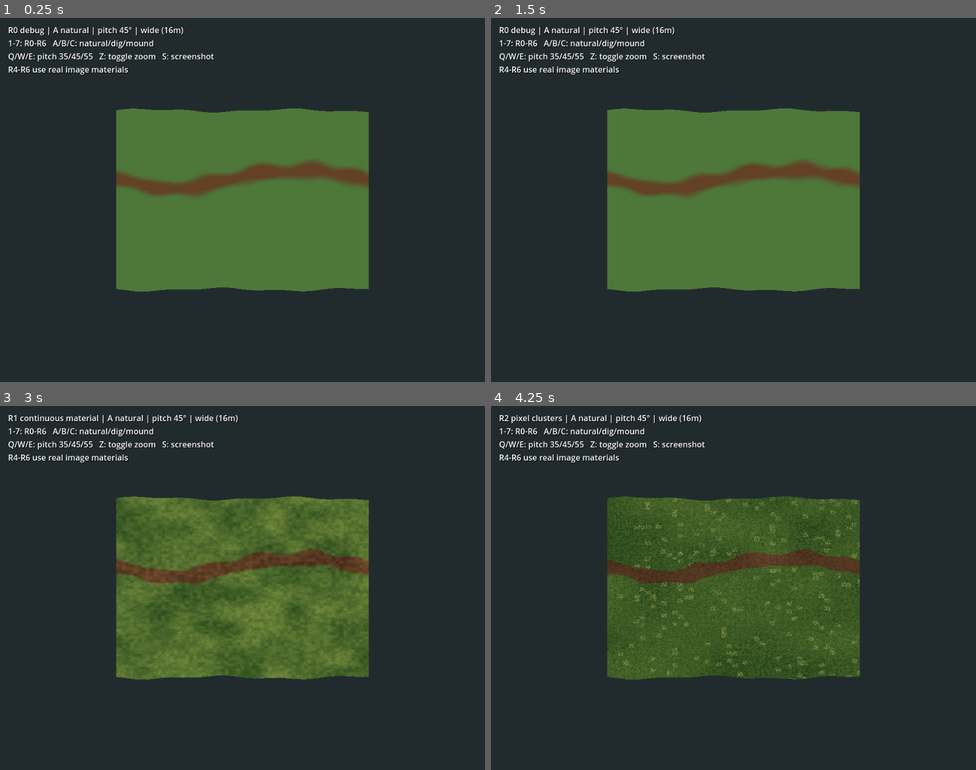
Above: before the commit, frames 1-4 (two rows, left to right).
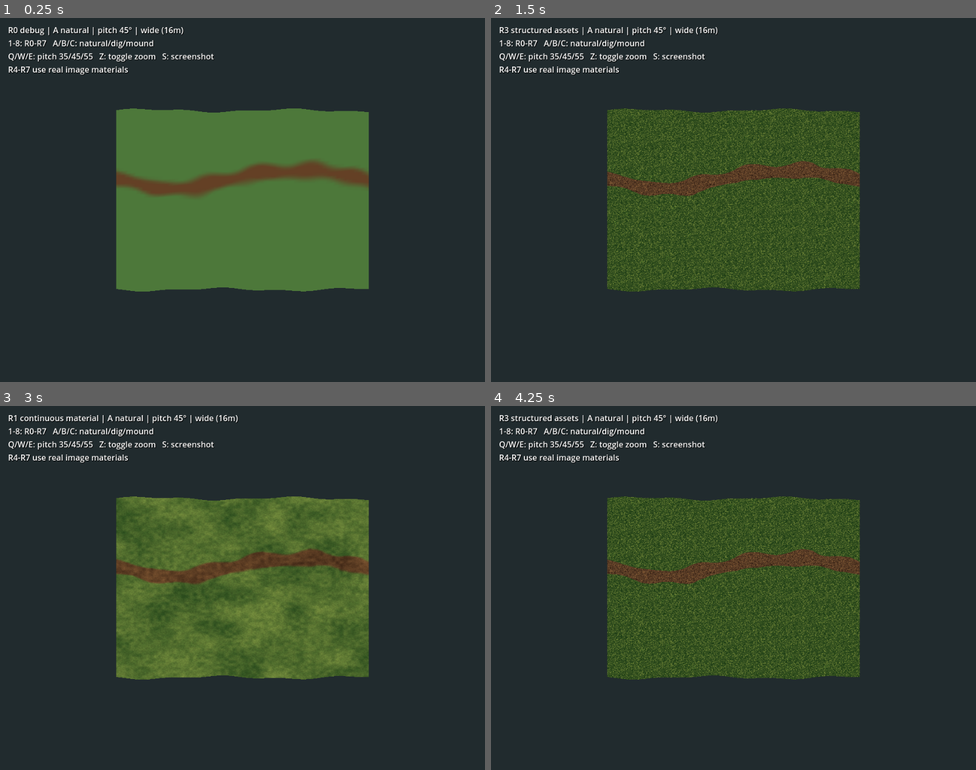
Above: after the commit, the same moments.

Repository: Riddick-ulous/SurvivalGamePixelArt
Game: Godot game, scene res://main.tscn
Same seed, same stepped clock (60 frames per second), same inputs: the game is played once before the commit and once after it.
Inputs:
- Up to frame 1 (0.25 s): no input
- Up to frame 2 (1.5 s): tap Enter at 0.5 s; hold W 0.53-1.28 s; tap 8 at 0.6, 1.35 s; tap Space at 1.25 s; hold S from 1.28 s (still down)
- Up to frame 3 (3 s): tap Enter at 2 s; release S at 2.03 s; hold W from 2.03 s (still down); tap 1 at 2.1 s; tap 8 at 2.3 s; tap Space at 2.75 s; tap 2 at 2.85 s
- Up to frame 4 (4.25 s): tap 8 at 3.05, 3.8 s; tap Enter at 3.5 s; release W at 3.53 s; hold A from 3.53 s (still down); tap 3 at 3.6 s

The runs differ from the first frame. In frame 1, less than 0.1% of the frame differs, in the area x 3-10%, y 6-16%; in frame 2, 20%, in the area x 2-76%, y 2-76%; in frame 3, less than 0.1%; in frame 4, 6.9%.

Commit message:
feat: R7 square excavation, directional lighting and defined turf lip

Diff:
--- a/experiments/terrain-rendering-spike/terrain_material.gdshader
+++ b/experiments/terrain-rendering-spike/terrain_material.gdshader
@@ -1,5 +1,5 @@
 shader_type spatial;
-render_mode unshaded, cull_disabled, depth_draw_opaque;
+render_mode cull_disabled, depth_draw_opaque, diffuse_lambert, specular_disabled;
 
 uniform int render_mode_id = 0;
 uniform float world_scale = 32.0;
@@ -43,6 +43,37 @@
         vec3 turf = mix(vec3(0.16,0.29,0.12),vec3(0.46,0.55,0.24),0.6*large+0.4*medium);
         float blend = smoothstep(0.26,0.74,g+0.14*(medium-0.5));
         ALBEDO = mix(earth,turf,blend)*(0.90+0.20*fine);
+    } else if (render_mode_id == 7) {
+        // R7: retain R5 grass A/B selection, add an explicit path-edge lip.
+        vec2 uv = fract(p/material_meters);
+        vec3 turf_a = texture(grass_a_tex,uv).rgb;
+        vec3 turf_b = texture(grass_b_tex,uv).rgb;
+        float grass_field = 0.64*noise2(p*1.55+vec2(13.7,8.2))
+                          + 0.36*noise2(p*4.0+vec2(71.1,19.4));
+        float grass_jitter = hash21(floor(p*8.0+vec2(2.0,7.0)))-0.5;
+        vec3 turf = mix(turf_a,turf_b,step(0.50,grass_field+0.14*grass_jitter));
+        float center = 6.1+0.85*sin(p.x*0.42);
+        center += 0.40*(noise2(vec2(p.x*0.55,11.0))-0.5)*2.0;
+        center += 0.20*(noise2(p*0.85+vec2(6.0,17.0))-0.5)*2.0;
+        float half_width = 0.62+0.24*(noise2(p*0.75+vec2(34.0,12.0))-0.5)*2.0;
+        float signed_edge = abs(p.y-center)-half_width;
+        signed_edge += 0.15*(noise2(p*2.2+vec2(7.0,3.0))-0.5)*2.0;
+        signed_edge += 0.05*(noise2(p*7.0+vec2(4.0,23.0))-0.5)*2.0;
+        signed_edge += 0.035*(hash21(floor(p*32.0))-0.5);
+        float turf_coverage = step(0.0,signed_edge)*(1.0-step(0.11,cut_depth));
+        float lip = turf_coverage*(1.0-step(0.13,signed_edge));
+        vec3 normal_world = normalize(cross(dFdx(world_pos),dFdy(world_pos)));
+        vec3 weights = abs(normal_world);
+        vec3 soil_top = texture(soil_tex,uv).rgb;
+        vec3 soil_side_x = texture(soil_tex,fract(world_pos.zy/1.5)).rgb;
+        vec3 soil_side_z = texture(soil_tex,fract(world_pos.xy/1.5)).rgb;
+        vec3 earth = soil_top;
+        if (weights.y < max(weights.x,weights.z)) {
+            earth = weights.x > weights.z ? soil_side_x : soil_side_z;
+        }
+        ALBEDO = mix(earth,turf,turf_coverage);
+        ALBEDO = mix(ALBEDO,turf*vec3(0.63,0.76,0.53),lip*0.65);
+        ROUGHNESS = 1.0;
     } else if (render_mode_id == 6) {
         // R6: R5's exact stochastic grass A/B selection, unchanged.
         vec2 uv = fract(p / material_meters);
@@ -159,4 +190,9 @@
         float sprig = step(0.91,hash21(floor(cell/11.0))) * step(0.55,blend);
         ALBEDO = mix(color,vec3(0.55,0.58,0.29),sprig*step(0.65,hash21(cell)));
     }
+    // Keep R0-R6 visually unlit for direct comparison with R7.
+    if (render_mode_id != 7) {
+        EMISSION = ALBEDO;
+        ALBEDO = vec3(0.0);
+    }
 }
--- a/experiments/terrain-rendering-spike/terrain_spike.gd
+++ b/experiments/terrain-rendering-spike/terrain_spike.gd
@@ -1,10 +1,11 @@
 extends Node3D
 ## Isolated, deterministic Godot 4 spike. No Simulation.Core or tileset dependency.
 const GRID := 64
+const R7_GRID := 128
 const EXTENT := 16.0
 const STEP := EXTENT / GRID
 const SEED := 1909
-const MODES := ["R0 debug", "R1 continuous material", "R2 pixel clusters", "R3 structured assets", "R4 image materials", "R5 stochastic transitions", "R6 excavated terrain"]
+const MODES := ["R0 debug", "R1 continuous material", "R2 pixel clusters", "R3 structured assets", "R4 image materials", "R5 stochastic transitions", "R6 excavated terrain", "R7 lit square pit"]
 const CASES := ["A natural", "B excavation", "C mound"]
 var mode_id := 0
 var case_id := 0
@@ -23,6 +24,7 @@
 func _ready() -> void:
     RenderingServer.set_default_clear_color(Color(0.13, 0.17, 0.18))
     _build_camera()
+    _build_lighting()
     _build_terrain()
     _build_decor()
     _build_r3_assets()
@@ -44,11 +46,39 @@
     camera.position = Vector3(8.0, 18.0*sin(angle), 8.0+18.0*cos(angle))
     camera.look_at(Vector3(8.0,0.0,8.0),Vector3.UP)
 
+func _build_lighting() -> void:
+    var sun := DirectionalLight3D.new()
+    sun.name = "R7_Sun"
+    sun.rotation_degrees = Vector3(-52.0,-38.0,0.0)
+    sun.light_energy = 1.25
+    sun.shadow_enabled = true
+    add_child(sun)
+    var environment := WorldEnvironment.new()
+    var settings := Environment.new()
+    settings.background_mode = Environment.BG_COLOR
+    settings.background_color = Color(0.13,0.17,0.18)
+    settings.ambient_light_source = Environment.AMBIENT_SOURCE_COLOR
+    settings.ambient_light_color = Color(0.75,0.80,0.83)
+    settings.ambient_light_energy = 0.48
+    environment.environment = settings
+    add_child(environment)
+    sun.visible = false
+
+func _r7_depth(x: float,z: float) -> float:
+    var dx: float = x-8.2
+    var dz: float = z-8.0
+    var irregular: float = 0.08*sin(dx*7.1+dz*2.3)+0.06*sin(dz*8.3-dx*3.1)
+    var p := Vector2(absf(dx),absf(dz))-Vector2(1.45+irregular,1.45-irregular)
+    var d: float = Vector2(maxf(p.x,0.0),maxf(p.y,0.0)).length()+minf(maxf(p.x,p.y),0.0)-0.16
+    return 1.1*(1.0-smoothstep(-0.35,0.17,d))
+
 func _height(x: float,z: float) -> float:
     var h: float = 0.12*sin(x*0.7+0.2)*cos(z*0.6) + 0.07*sin(x*1.8+z*0.9)
     var d: float = Vector2(x-8.2,z-8.0).length()
     if case_id == 1:
-        if mode_id == 6:
+        if mode_id == 7:
+            h -= _r7_depth(x,z)
+        elif mode_id == 6:
             # Flatter excavated floor with steeper but resolvable banks.
             h -= 1.05*(1.0-smoothstep(1.25,2.20,d))
         else:
@@ -74,26 +104,35 @@
     var verts := PackedVector3Array()
     var colors := PackedColorArray()
     var indices := PackedInt32Array()
-    for z in range(GRID+1):
+    var normals := PackedVector3Array()
+    var grid: int = R7_GRID if mode_id == 7 else GRID
+    var step_size: float = EXTENT/float(grid)
+    for z in range(grid+1):
         for x in range(GRID+1):
-            var px := float(x)*STEP
-            var pz := float(z)*STEP
+            var px := float(x)*step_size
+            var pz := float(z)*step_size
             verts.append(Vector3(px,_height(px,pz),pz))
             var cut_depth: float = 0.0
-            if mode_id == 6 and case_id == 1:
+            if mode_id == 7 and case_id == 1:
+                cut_depth = _r7_depth(px,pz)
+            elif mode_id == 6 and case_id == 1:
                 cut_depth = 1.05*(1.0-smoothstep(1.25,2.20,Vector2(px-8.2,pz-8.0).length()))
             colors.append(Color(_grass(px,pz),cut_depth,0,1))
-    for z in range(GRID):
+            var sx: float = _height(px+step_size,pz)-_height(px-step_size,pz)
+            var sz: float = _height(px,pz+step_size)-_height(px,pz-step_size)
+            normals.append(Vector3(-sx,2.0*step_size,-sz).normalized())
+    for z in range(grid):
         for x in range(GRID):
-            var a := z*(GRID+1)+x
+            var a := z*(grid+1)+x
             var b := a+1
-            var c := a+(GRID+1)
+            var c := a+(grid+1)
             var d := c+1
             indices.append_array(PackedInt32Array([a,c,b,b,c,d]))
     var arrays := []
     arrays.resize(Mesh.ARRAY_MAX)
     arrays[Mesh.ARRAY_VERTEX] = verts
     arrays[Mesh.ARRAY_COLOR] = colors
+    arrays[Mesh.ARRAY_NORMAL] = normals
     arrays[Mesh.ARRAY_INDEX] = indices
     var mesh := ArrayMesh.new()
     mesh.add_surface_from_arrays(Mesh.PRIMITIVE_TRIANGLES,arrays)
@@ -142,6 +181,7 @@
         push_warning("Image materials missing in res://materials/")
     _rebuild_mesh()
     terrain_material.set_shader_parameter("render_mode_id",mode_id)
+    get_node("R7_Sun").visible = mode_id == 7
     terrain_material.set_shader_parameter("world_scale",32.0)
     terrain_material.set_shader_parameter("seed",float(SEED))
     terrain_material.set_shader_parameter("r3_atlas",r3_atlas)
@@ -151,7 +191,7 @@
         var z: float = item.get_meta("ground_z")
         item.position.y = _height(x,z)+0.17
     var zoom_label: String = "close (~4m)" if close_camera else "wide (16m)"
-    info.text = "%s | %s | pitch %.0f° | %s\n1-7: R0-R6   A/B/C: natural/dig/mound\nQ/W/E: pitch 35/45/55   Z: toggle zoom   S: screenshot\nR4-R6 use real image materials" % [MODES[mode_id],CASES[case_id],pitch,zoom_label]
+    info.text = "%s | %s | pitch %.0f° | %s\n1-8: R0-R7   A/B/C: natural/dig/mound\nQ/W/E: pitch 35/45/55   Z: toggle zoom   S: screenshot\nR4-R7 use real image materials" % [MODES[mode_id],CASES[case_id],pitch,zoom_label]
 
 func _unhandled_key_input(event: InputEvent) -> void:
     if not (event is InputEventKey) or not event.pressed or event.echo:
@@ -164,6 +204,7 @@
         KEY_5: mode_id = 4
         KEY_6: mode_id = 5
         KEY_7: mode_id = 6
+        KEY_8: mode_id = 7
         KEY_Z: close_camera = not close_camera
         KEY_A: case_id = 0
         KEY_B: case_id = 1
Not shown, added: experiments/terrain-rendering-spike/R7_COMPARISON.md
